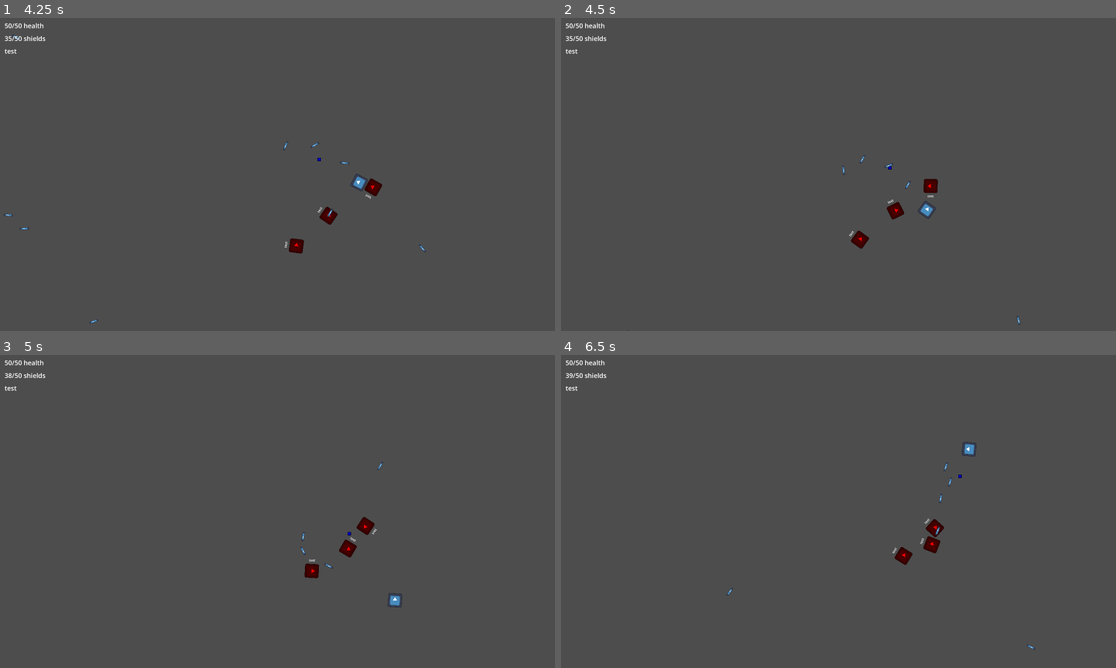
Above: before the commit, frames 1-4 (two rows, left to right).
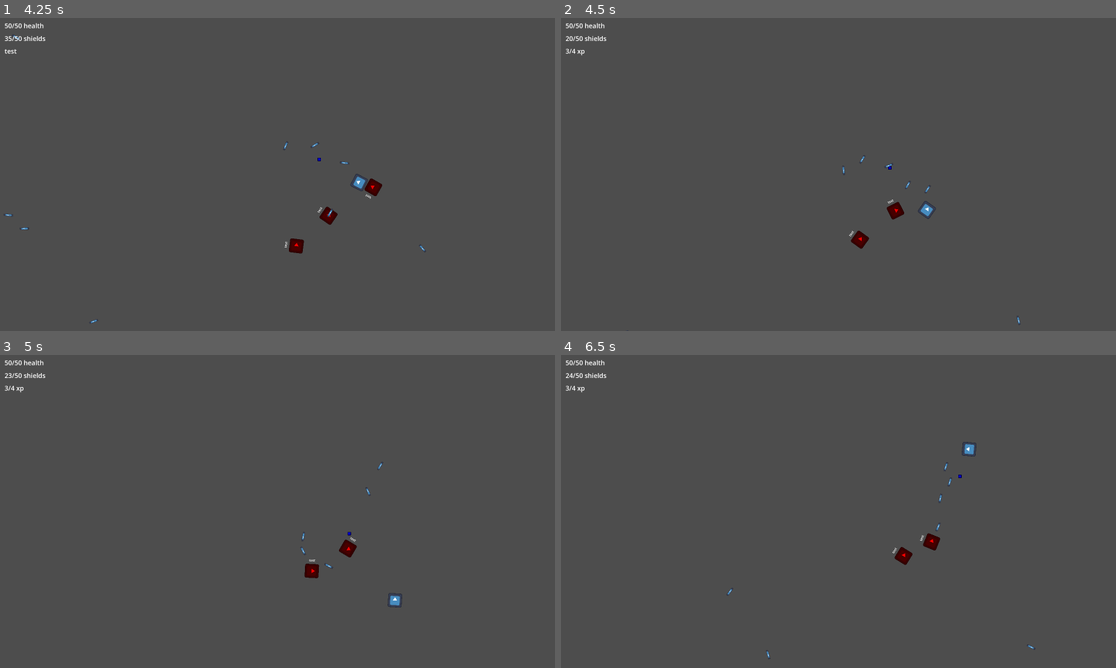
Above: after the commit, the same moments.

Repository: flappybird787/Nova-Pulse
Game: Godot game, scene res://scenes/test_scene.tscn
Two runs of this game, one before a commit and one after it. Both use one fixed random seed, a clock stepped at 60 frames per second and the inputs below. The engine's default icon, where the game draws it, is replaced by a stand-in: a white triangle on a blue panel in a dark square.
Inputs (mouse positions are in pixels of both pictures, inside the frame that each line leads up to):
- Up to frame 1 (4.25 s): move the mouse to (249, 237) at 0.52 s; hold F (primary_attack) 0.53-1.28 s; hold W (move_up) 0.53-2.03 s; move the mouse to (444, 221) at 1.27 s; tap F (primary_attack) at 1.35, 2.85 s; move the mouse to (111, 127) at 2.02 s; hold F (primary_attack) 2.03-2.78 s; hold A (move_left) from 2.03 s (still down); move the mouse to (305, 174) at 2.77 s; move the mouse to (194, 96) at 3.52 s; hold F (primary_attack) from 3.53 s (still down)
- Up to frame 2 (4.5 s): move the mouse to (960, 158) at 4.27 s; release A (move_left) at 4.28 s; release F (primary_attack) at 4.28 s; hold D (move_right) from 4.28 s (still down); tap F (primary_attack) at 4.35 s
- Up to frame 3 (5 s): keep holding D (move_right)
- Up to frame 4 (6.5 s): move the mouse to (727, 527) at 5.02 s; release D (move_right) at 5.03 s; hold W (move_up) 5.03-5.78 s; hold F (primary_attack) 5.03-5.78 s; move the mouse to (894, 442) at 5.77 s; hold D (move_right) from 5.78 s (still down); tap F (primary_attack) at 5.85 s

Frame 1 is identical in both runs. In frame 2, 0.2% of the frame differs, in the area x 0-68%, y 5-58%; in frame 3, 0.2%; in frame 4, 0.3%, in the area x 0-71%, y 5-98%.
Error before the commit: Parse Error: Could not find type "Playershi" in the current scope. (res://scripts/components/collision_manager_component.gd:11)

Commit message:
made collision damage workable (maybe ill make it slow the player down at some point)

Diff:
--- a/prefabs/player_ship.tscn
+++ b/prefabs/player_ship.tscn
@@ -72,11 +72,12 @@
 xp_label = NodePath("../CanvasLayer/PlayerLabels/PlayerXPLabel")
 player_labels = NodePath("../CanvasLayer/PlayerLabels")
 
-[node name="CollisionManagerComponent" type="Node" parent="." unique_id=981425801 node_paths=PackedStringArray("health_component", "ship_data_component", "ship_body")]
+[node name="CollisionManagerComponent" type="Node" parent="." unique_id=981425801 node_paths=PackedStringArray("health_component", "ship_data_component", "ship_body", "ship_controller_component")]
 script = ExtResource("10_rf2va")
 health_component = NodePath("../HealthComponent")
 ship_data_component = NodePath("../ShipDataComponent")
 ship_body = NodePath("..")
+ship_controller_component = NodePath("../PlayerShipControllerComponent")
 
 [node name="MapEdgeOverflowAreaX" type="Area2D" parent="." unique_id=1097239885]
 collision_layer = 0
--- a/scripts/components/collision_manager_component.gd
+++ b/scripts/components/collision_manager_component.gd
@@ -8,7 +8,7 @@
 
 @export var ship_body : CharacterBody2D
 
-@export var ship_controler_component : Playershi
+@export var ship_controller_component : PlayerShipControllerComponent
 
 
 func _on_ship_collision_area_body_entered(body: Node2D) -> void:
@@ -16,13 +16,4 @@
 
 	body.health_component.deal_damage(damage_dealt)
 
-	# 1. Get the direction
-	var direction = ship_body.velocity.normalized()
-
-	# 2. Calculate the new length
-	var new_length = ship_body.velocity.length() - damage_dealt
-
-	# 3. Combine them
-	ship_data_component.slowed_speed /= new_length
-
-	print("damage dealt: ", damage_dealt)
+	health_component.deal_damage(damage_dealt)
--- a/scripts/components/player_ship_controller_component.gd
+++ b/scripts/components/player_ship_controller_component.gd
@@ -29,14 +29,6 @@
 	ship_body.velocity = velocity
 
 	ship_body.move_and_slide()
-
-
-func apply_collision_speed_penalty(speed):
-	var speed_to_apply = speed
-	var current_speed = ship_body.velocity.length()
-	var new_speed = max(0.0, current_speed - speed_to_apply)
-
-	ship_body.velocity = ship_body.velocity.normalized() * new_speed
 
 
 func get_player_input():
